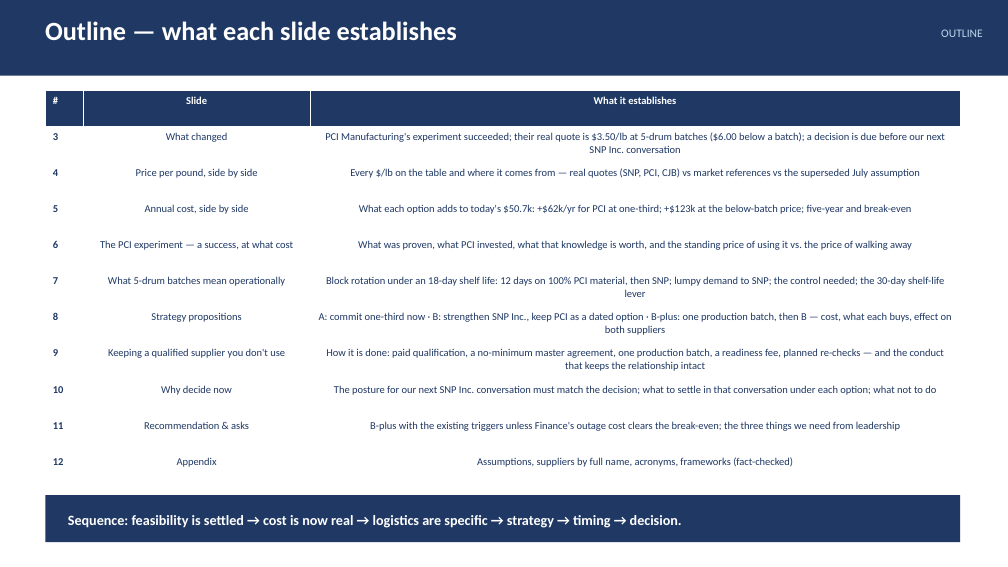
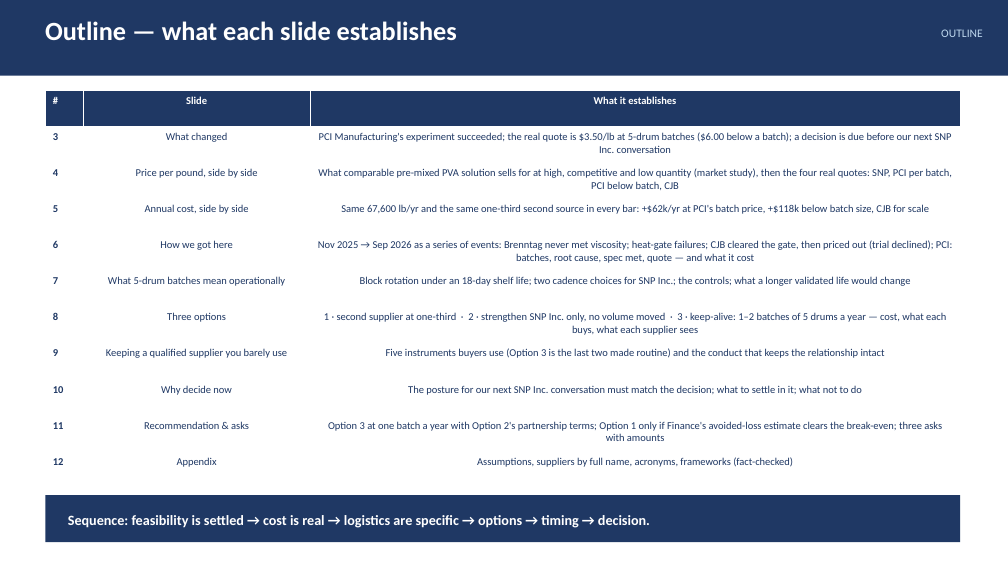
Before and after one commit to naviero1/Claude-Works, a slide deck: slide 2 of PVA second supplier initiative/PVA_Second_Supplier_Leadership_Deck.pptx. Drawn at 1008x567 pixels with LibreOffice and Linux fonts; fonts in the diff are those of the drawing. Boxes give left, top, right and bottom in pixels: in the first picture for what was removed or moved away, otherwise in the second. Text is boxed around its words. In the diff, an @@ line names an element or a change of style, - is before the commit and + after.

```diff
--- a/PVA second supplier initiative/PVA_Second_Supplier_Leadership_Deck.pptx
+++ b/PVA second supplier initiative/PVA_Second_Supplier_Leadership_Deck.pptx
@@ table at (x1=45, y1=91, x2=960, y2=488) @@
-row 2, column 3: PCI Manufacturing's experiment succeeded; their real quote is $3.50/lb at 5-drum batches ($6.00 below a batch); a decision is due before our next SNP Inc. conversation
+row 2, column 3: PCI Manufacturing's experiment succeeded; the real quote is $3.50/lb at 5-drum batches ($6.00 below a batch); a decision is due before our next SNP Inc. conversation
-row 3, column 3: Every $/lb on the table and where it comes from — real quotes (SNP, PCI, CJB) vs market references vs the superseded July assumption
+row 3, column 3: What comparable pre-mixed PVA solution sells for at high, competitive and low quantity (market study), then the four real quotes: SNP, PCI per batch, PCI below batch, CJB
-row 4, column 3: What each option adds to today's $50.7k: +$62k/yr for PCI at one-third; +$123k at the below-batch price; five-year and break-even
+row 4, column 3: Same 67,600 lb/yr and the same one-third second source in every bar: +$62k/yr at PCI's batch price, +$118k below batch size, CJB for scale
-row 5, column 2: The PCI experiment — a success, at what cost
+row 5, column 2: How we got here
-row 5, column 3: What was proven, what PCI invested, what that knowledge is worth, and the standing price of using it vs. the price of walking away
+row 5, column 3: Nov 2025 → Sep 2026 as a series of events: Brenntag never met viscosity; heat-gate failures; CJB cleared the gate, then priced out (trial declined); PCI: batches, root cause, spec met, quote — and what it cost
-row 6, column 3: Block rotation under an 18-day shelf life: 12 days on 100% PCI material, then SNP; lumpy demand to SNP; the control needed; the 30-day shelf-life lever
+row 6, column 3: Block rotation under an 18-day shelf life; two cadence choices for SNP Inc.; the controls; what a longer validated life would change
-row 7, column 2: Strategy propositions
+row 7, column 2: Three options
-row 7, column 3: A: commit one-third now · B: strengthen SNP Inc., keep PCI as a dated option · B-plus: one production batch, then B — cost, what each buys, effect on both suppliers
+row 7, column 3: 1 · second supplier at one-third · 2 · strengthen SNP Inc. only, no volume moved · 3 · keep-alive: 1–2 batches of 5 drums a year — cost, what each buys, what each supplier sees
-row 8, column 2: Keeping a qualified supplier you don't use
+row 8, column 2: Keeping a qualified supplier you barely use
-row 8, column 3: How it is done: paid qualification, a no-minimum master agreement, one production batch, a readiness fee, planned re-checks — and the conduct that keeps the relationship intact
+row 8, column 3: Five instruments buyers use (Option 3 is the last two made routine) and the conduct that keeps the relationship intact
-row 9, column 3: The posture for our next SNP Inc. conversation must match the decision; what to settle in that conversation under each option; what not to do
+row 9, column 3: The posture for our next SNP Inc. conversation must match the decision; what to settle in it; what not to do
-row 10, column 3: B-plus with the existing triggers unless Finance's outage cost clears the break-even; the three things we need from leadership
+row 10, column 3: Option 3 at one batch a year with Option 2's partnership terms; Option 1 only if Finance's avoided-loss estimate clears the break-even; three asks with amounts
@@ text at (x1=68, y1=515, x2=650, y2=528): text changed @@
-Sequence: feasibility is settled → cost is now real → logistics are specific → strategy → timing → decision.
+Sequence: feasibility is settled → cost is real → logistics are specific → options → timing → decision.
```
Also in this commit, not shown: 10 other slides changed, 11 other files.
